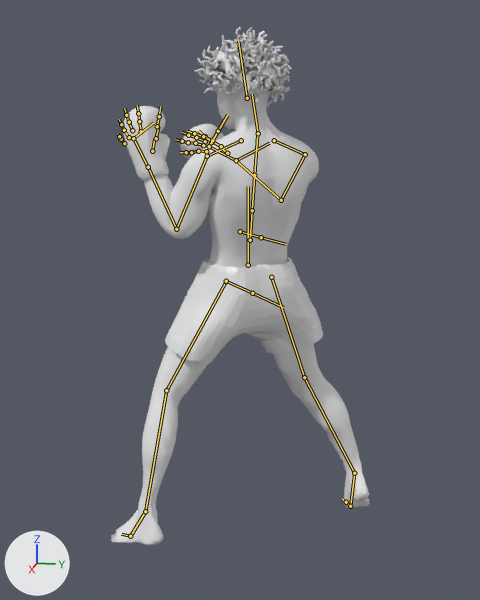
The FBX model Assets/Models/Boxer/Boxer.fbx, before and after one commit.
Rendered twice from a camera (50 mm lens) standing at (2.55, 0.23, 2.89) and looking at (-0.01, -0.29, 2.25). Every picture has the same lights, and +X, +Y and +Z are marked at lower left. The older version comes first. Both versions are drawn at frame 1 of the action 'Armature.001|EmptyAction'; the numbers are the values there. The bones that change, and the others that lie on the model, are drawn over the model as lines.

The first picture shows 'FinalBaseMesh.001'.
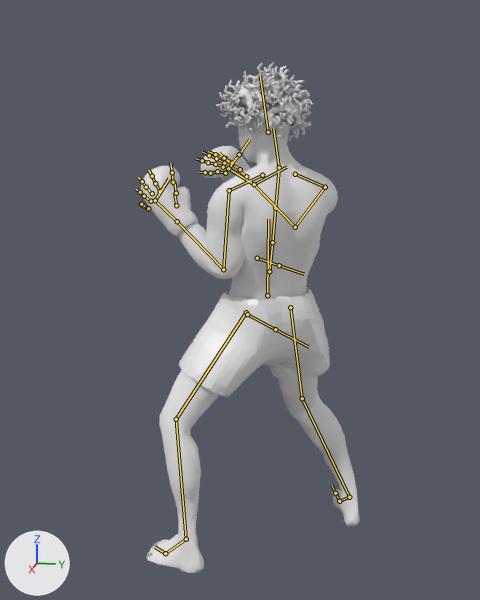
Pixel boxes (x1, y1, x2, y2) of what changed, in the pictures (480 x 600 px):
'FinalBaseMesh.001', posed (15% narrower): before (111, 27, 369, 545); after (141, 62, 360, 573)
bone 'mixamorig:Hips', root to tip: before (248, 265) to (248, 186); after (267, 295) to (268, 219)
bone 'mixamorig:LeftArm', root to tip: before (207, 156) to (176, 229); after (229, 190) to (223, 269)
bone 'mixamorig:RightArm', root to tip: before (305, 154) to (281, 200); after (325, 187) to (295, 227)
bone 'mixamorig:RightForeArm', root to tip: before (281, 200) to (236, 160); after (295, 227) to (254, 184)
bone 'mixamorig:LeftUpLeg', root to tip: before (226, 281) to (166, 390); after (246, 312) to (176, 419)
bone 'mixamorig:LeftLeg', root to tip: before (166, 390) to (145, 511); after (176, 419) to (186, 539)
bone 'mixamorig:RightUpLeg', root to tip: before (271, 277) to (304, 377); after (290, 307) to (302, 398)
bone 'mixamorig:RightLeg', root to tip: before (304, 377) to (354, 473); after (302, 398) to (349, 497)
bone 'mixamorig:LeftLegIK', root to tip: before (145, 511) to (145, 511); after (186, 539) to (186, 539)
bone 'mixamorig:RightLegIK', root to tip: before (354, 473) to (354, 473); after (349, 497) to (349, 497)
bone 'mixamorig:RightToeBase', root to tip: before (350, 506) to (346, 502); after (339, 501) to (335, 493)

The change in detail:
Bone 'mixamorig:Hips' (bone_mixamorig_hips) moves from (0.0, 1.41, 1.29) to (0.0, 0.19, 0.49).
Bone 'mixamorig:LeftArm' (bone_mixamorig_leftarm) turns from (18, -55, 3) to (40, -44, -23) degrees about its own x, y and z.
Bone 'mixamorig:RightArm' (bone_mixamorig_rightarm) turns from (15, -23, -63) to (16, -17, -65) degrees about its own x, y and z.
Bone 'mixamorig:RightForeArm' (bone_mixamorig_rightforearm) turns from (-4, -4, -94) to (-4, -4, -91) degrees about its own x, y and z.
Bone 'mixamorig:LeftUpLeg' (bone_mixamorig_leftupleg) turns from (8, 6, 23) to (3, -24, 30) degrees about its own x, y and z.
Bone 'mixamorig:LeftLeg' (bone_mixamorig_leftleg) turns from (-9, -1, -11) to (-20, -4, -25) degrees about its own x, y and z.
Bone 'mixamorig:RightUpLeg' (bone_mixamorig_rightupleg) turns from (7, -55, -20) to (25, -50, -30) degrees about its own x, y and z.
Bone 'mixamorig:RightLeg' (bone_mixamorig_rightleg) turns from (-8, 1, 9) to (-19, 4, 22) degrees about its own x, y and z.
Bone 'mixamorig:LeftLegIK' (bone_mixamorig_leftlegik) moves from (-1.4, -5.11, -3.13) to (-1.35, -3.67, -1.83).
Bone 'mixamorig:LeftLegIK' (bone_mixamorig_leftlegik) turns from (-20, -10, 36) to (-8, -6, 34) degrees about its own x, y and z.
Bone 'mixamorig:RightLegIK' (bone_mixamorig_rightlegik) moves from (0.07, 2.82, -1.78) to (0.03, 2.45, -0.63).
Bone 'mixamorig:RightLegIK' (bone_mixamorig_rightlegik) turns from (-48, -4, 71) to (-10, -8, 76) degrees about its own x, y and z.
Bone 'mixamorig:RightToeBase' (bone_mixamorig_righttoebase) turns from (22, 8, 2) to (0, 0, 0) degrees about its own x, y and z.
